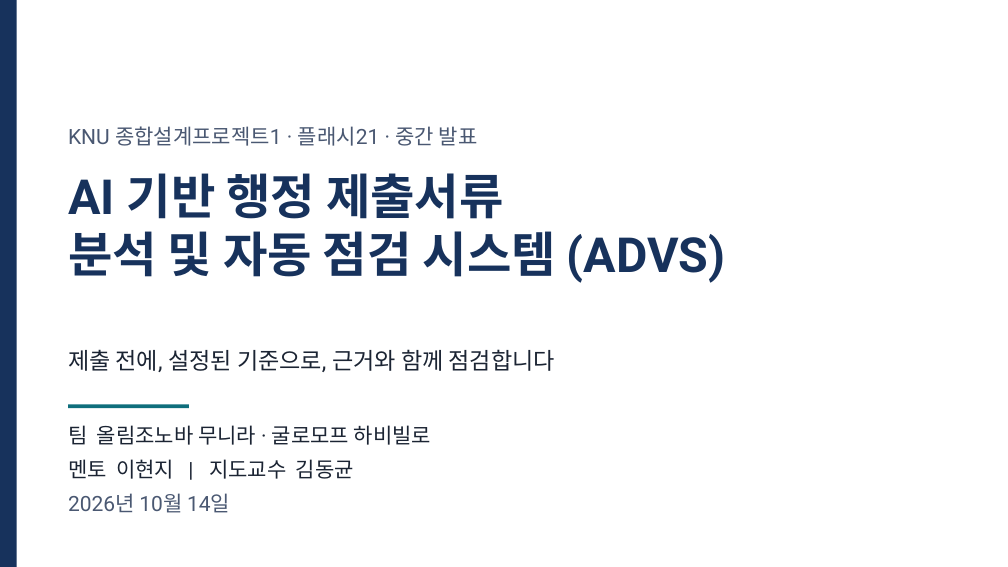
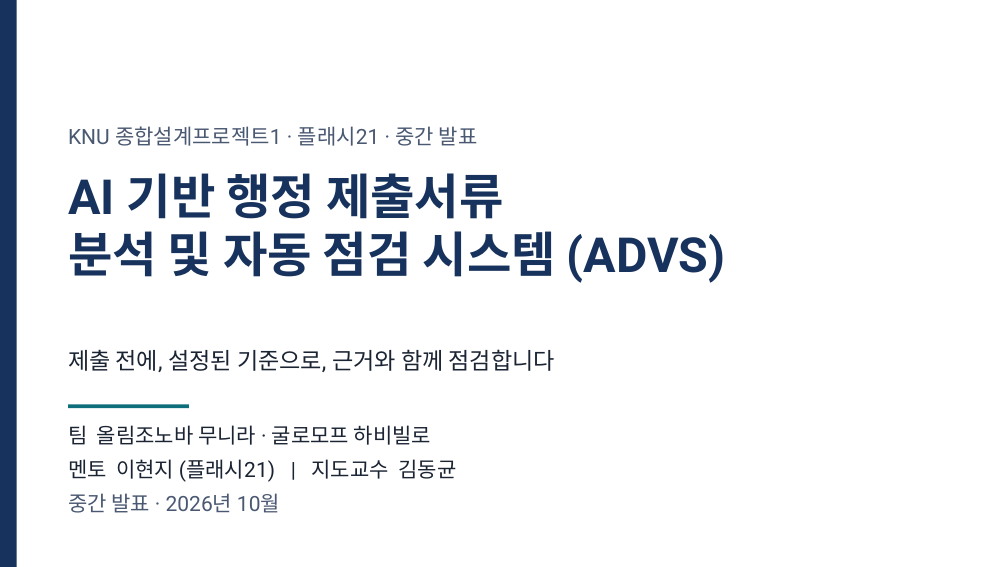
Before and after one commit to khabibro/ADVS, a slide deck: slide 1 of docs/midterm/ADVS_midterm.pptx. Drawn at 1008x567 pixels with LibreOffice and Linux fonts; fonts in the diff are those of the drawing. Boxes give left, top, right and bottom in pixels: in the first picture for what was removed or moved away, otherwise in the second. Text is boxed around its words. In the diff, an @@ line names an element or a change of style, - is before the commit and + after.

```diff
--- a/docs/midterm/ADVS_midterm.pptx
+++ b/docs/midterm/ADVS_midterm.pptx
@@ text at (x1=68, y1=459, x2=456, y2=513): text changed @@
-멘토 이현지 | 지도교수 김동균
-2026년 10월 14일
+멘토 이현지 (플래시21) | 지도교수 김동균
+중간 발표 · 2026년 10월
```
Also in this commit, not shown: 8 other slides changed, 9 slides added, 5 slides removed, 4 other files.
